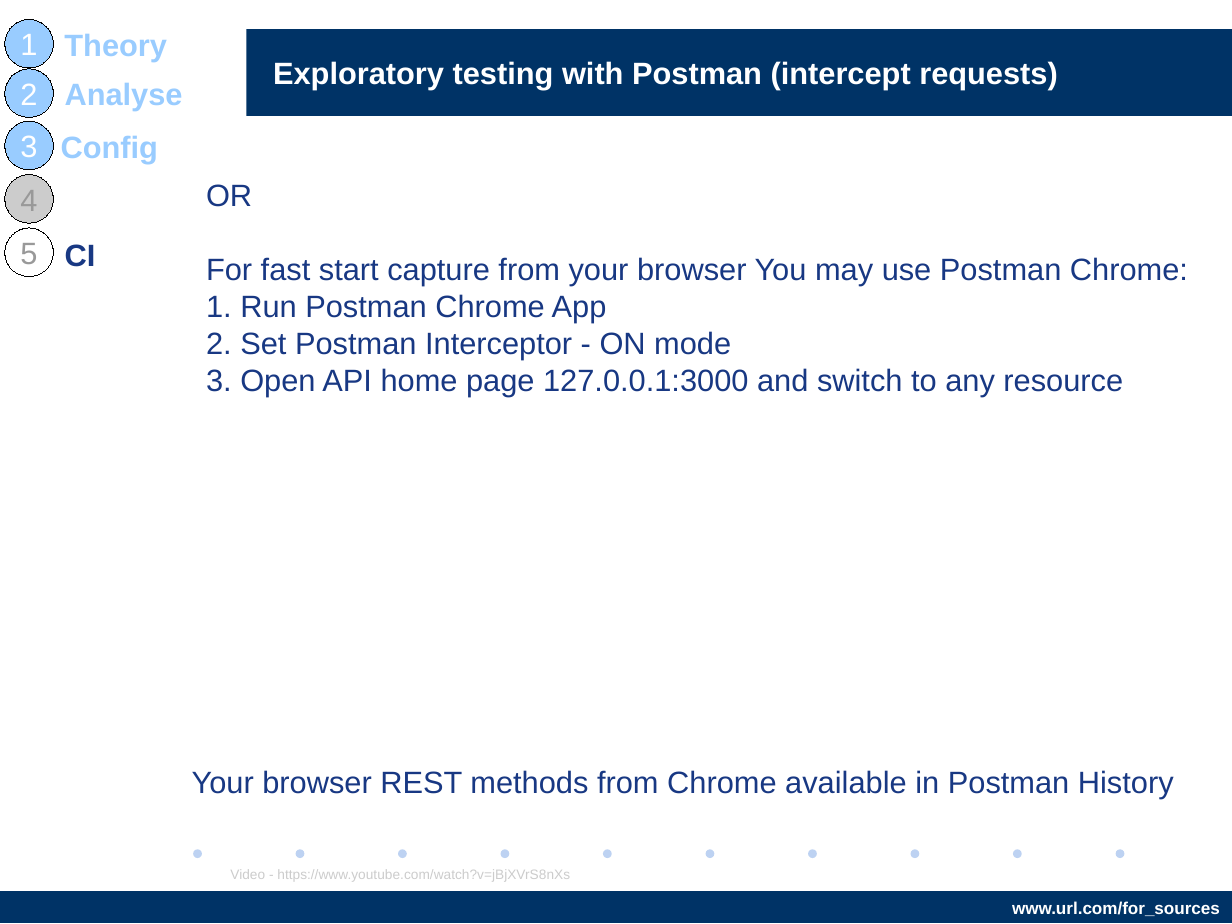
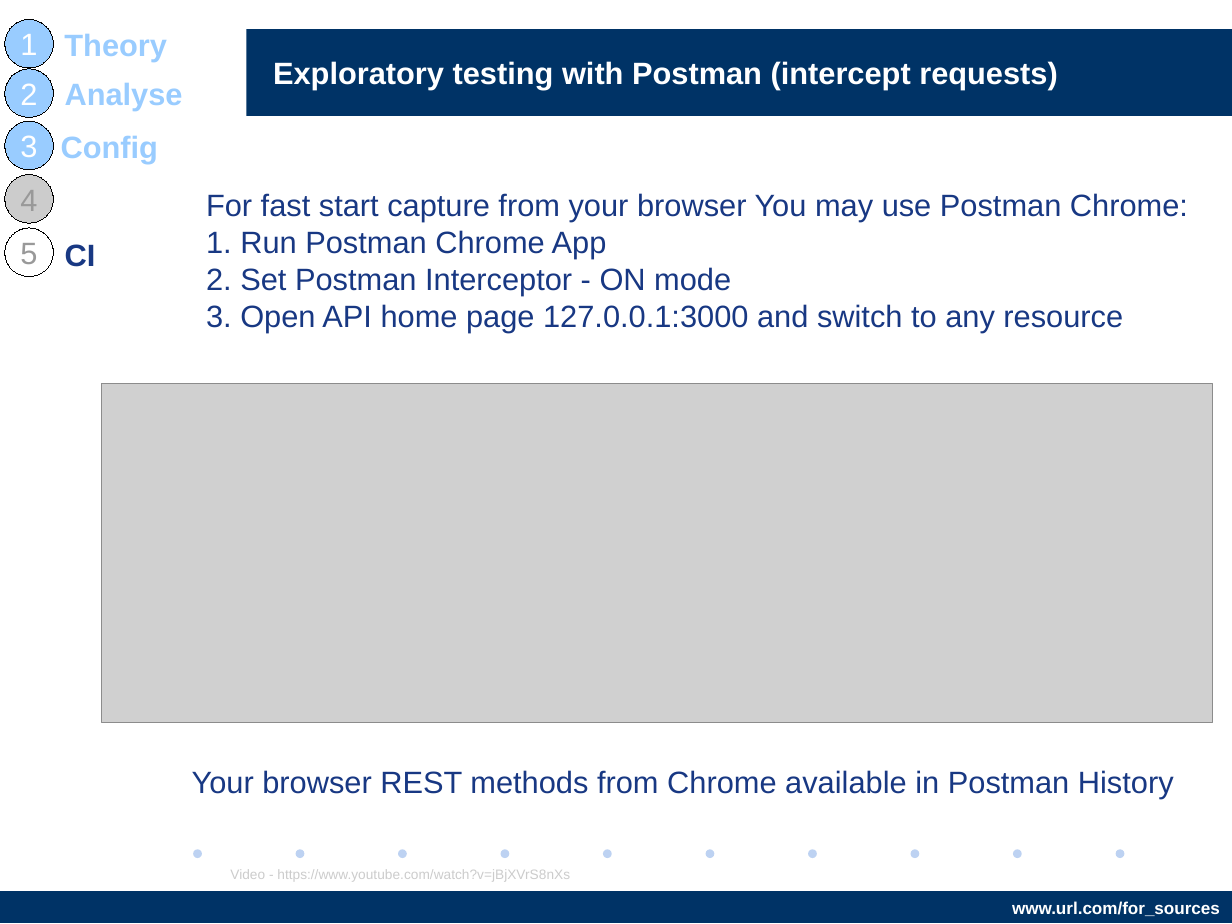
Before and after one commit to AndriiStepura/letslearnapitesting, a slide deck: slide 14 of StartTestingApiWithPostman.odp (slide 15 before the commit). Drawn at 1232x924 pixels with LibreOffice and Linux fonts; fonts in the diff are those of the drawing; grey boxes stand for pictures; background and template pictures are left out. Boxes give left, top, right and bottom in pixels: in the first picture for what was removed or moved away, otherwise in the second. Text is boxed around its words. In the diff, an @@ line names an element or a change of style, - is before the commit and + after.

```diff
--- a/StartTestingApiWithPostman.odp
+++ b/StartTestingApiWithPostman.odp
@@ text "For fast start capture from ...": place and size @@
-text "For fast start capture from ..." at [206, 184, 1188, 397]
+text "For fast start capture from ..." at [206, 193, 1188, 332]
@@ text at [206, 193, 1188, 258]: text changed @@
-OR
-For fast start capture from your browser You may use Postman Chrome:
-1. Run Postman Chrome App
+For fast start capture from your browser You may use Postman Chrome:
+1. Run Postman Chrome App
@@ picture added at [102, 383, 1214, 723] @@
```
Also in this commit, not shown: 9 other slides changed, 4 slides added, 3 other files.
